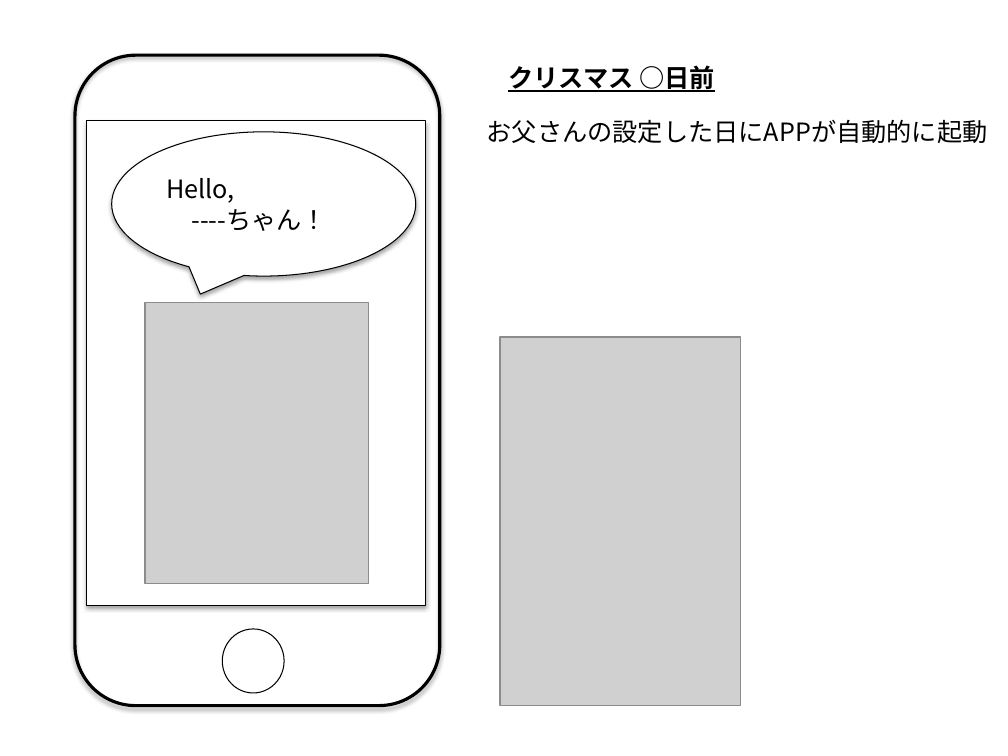
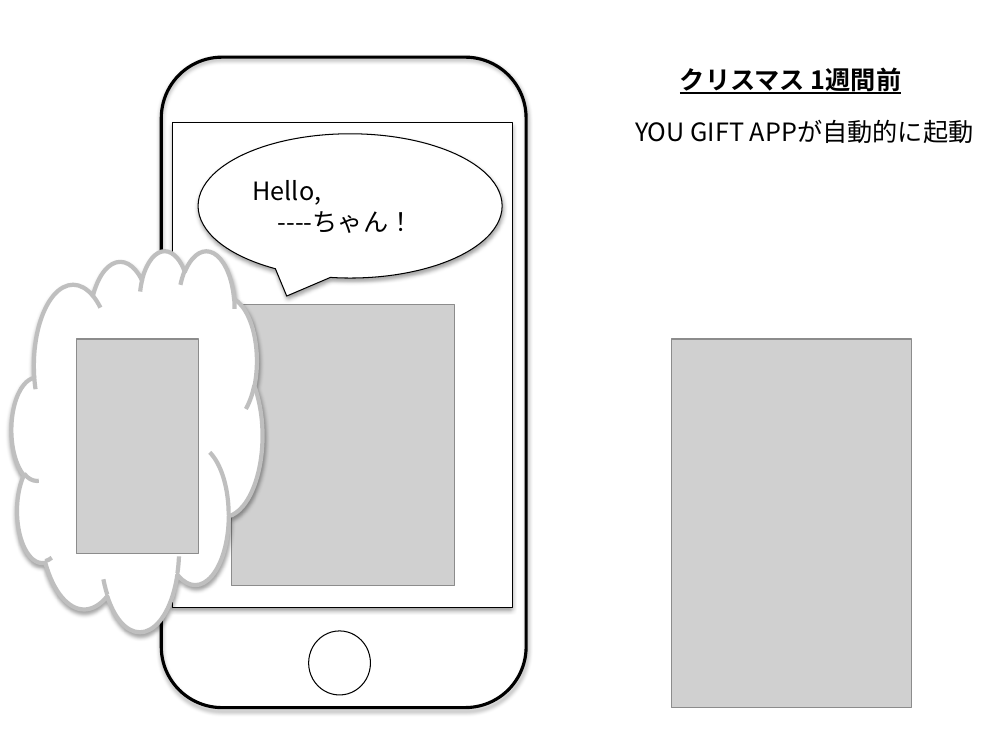
Before and after one commit to nvquocbao/LOC, a slide deck: slide 9 of 02_Requirement/Hackathon20161211.pptx. Drawn at 1008x756 pixels with LibreOffice and Linux fonts; fonts in the diff are those of the drawing; grey boxes stand for pictures. Boxes give left, top, right and bottom in pixels: in the first picture for what was removed or moved away, otherwise in the second. Text is boxed around its words. In the diff, an @@ line names an element or a change of style, - is before the commit and + after.

```diff
--- a/02_Requirement/Hackathon20161211.pptx
+++ b/02_Requirement/Hackathon20161211.pptx
@@ 1 picture, 1 speech bubble, 1 rectangle, 1 ellipse, 1 rounded rectangle: place and size @@
-1 picture, 1 speech bubble, 1 rectangle, 1 ellipse, 1 rounded rectangle at (75,55,439,706)
+1 picture, 1 speech bubble, 1 rectangle, 1 ellipse, 1 rounded rectangle at (161,57,526,708)
@@ text at (680,63,901,95): text changed @@
-クリスマス ○日前
+クリスマス 1週間前
@@ text at (635,119,974,143): text changed @@
-お父さんの設定した日にAPPが自動的に起動
+YOU GIFT APPが自動的に起動
@@ cloud added at (12,250,263,631), fill #FFFFFF, outline #BFBFBF 3 pt @@
@@ picture added at (77,339,199,553) @@
@@ picture: place and size @@
-picture at (500,337,740,706)
+picture at (671,339,911,708)
```
Also in this commit, not shown: 6 other slides changed, 3 slides added, 5 slides removed.
